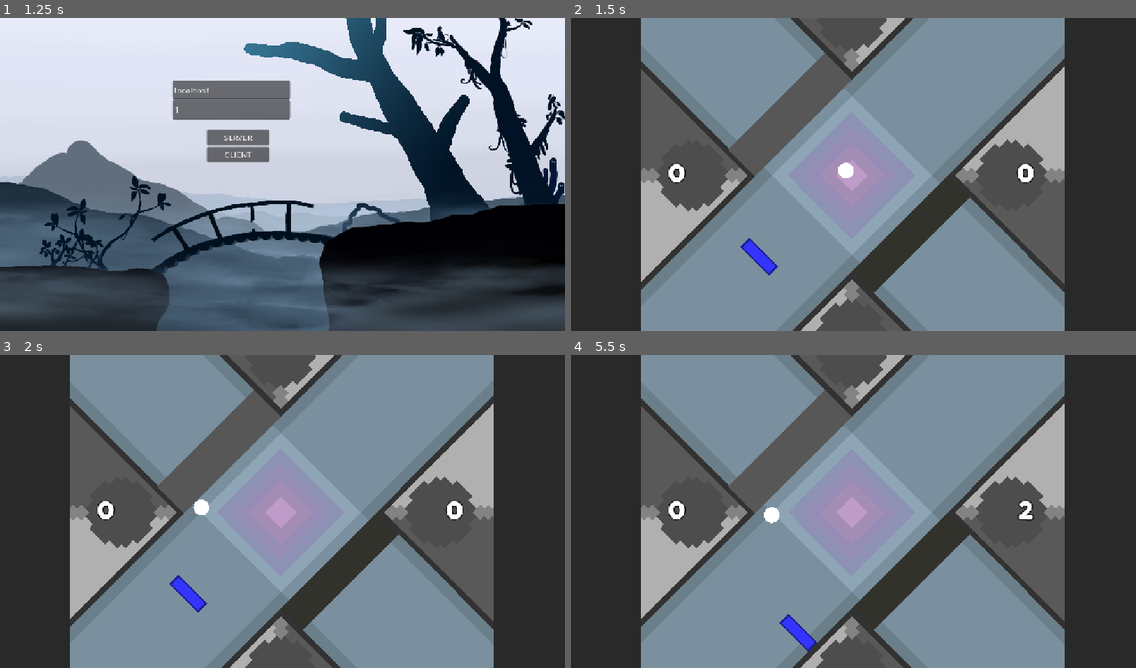
Above: before the commit, frames 1-4 (two rows, left to right).
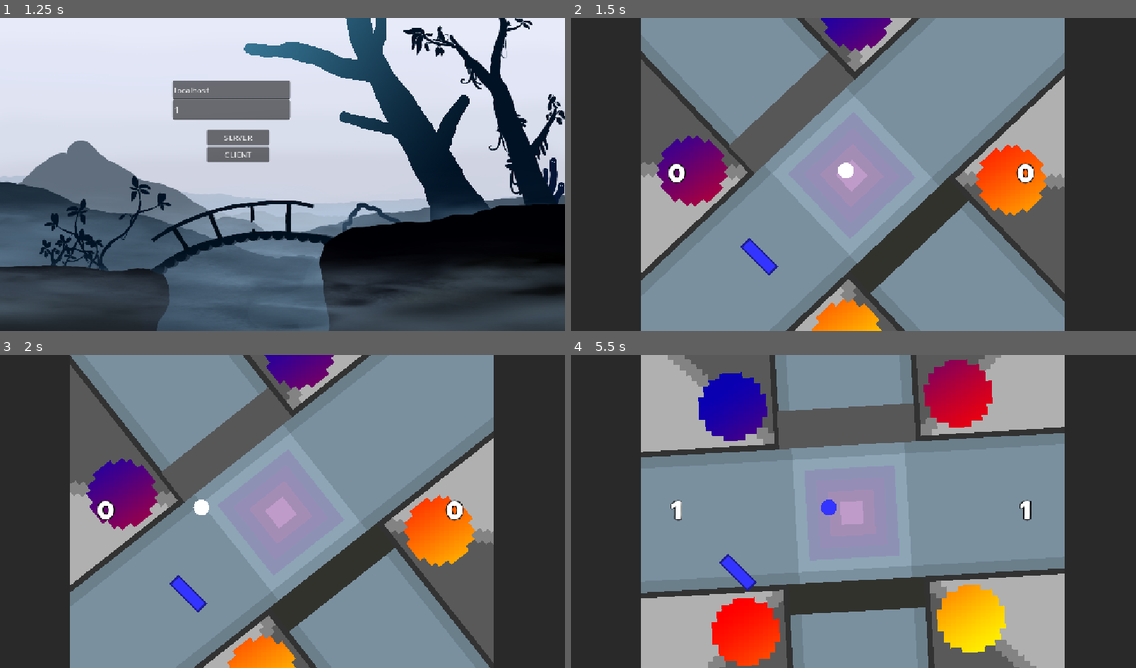
Above: after the commit, the same moments.

Repository: OskarSJ1337/GodotGame
Game: Godot game, scene res://scenes/menus/main_menu.tscn
The game is run twice, just before and just after one commit, with the same random seed, the same clock (stepped at 60 frames per second) and the same inputs.
Inputs (mouse positions are in pixels of both pictures, inside the frame that each line leads up to):
- Up to frame 1 (1.25 s): click "Start" at 0.5 s
- Up to frame 2 (1.5 s): click "CLIENT" at 1.25 s
- Up to frame 3 (2 s): no input
- Up to frame 4 (5.5 s): move the mouse to (977, 495) at 2.02 s; hold W (up) 2.03-2.78 s; move the mouse to (740, 527) at 2.77 s; hold S (down) 2.78-3.53 s; move the mouse to (910, 442) at 3.52 s; hold W (up) 3.53-5.03 s; move the mouse to (825, 574) at 4.27 s; move the mouse to (1023, 558) at 5.02 s; hold S (down) from 5.03 s (still down)

Frame 1 is identical in both runs. In frame 2, 11% of the frame differs, in the area x 12-88%, y 0-100%; in frame 3, 20%; in frame 4, 52%.

Commit message:
We spinning

Diff:
--- a/scenes/battle/ball.tscn
+++ b/scenes/battle/ball.tscn
@@ -23,3 +23,10 @@
 
 [node name="MultiplayerSynchronizer" type="MultiplayerSynchronizer" parent="." unique_id=92231342]
 replication_config = SubResource("SceneReplicationConfig_tdgwq")
+
+[node name="ColorRect" type="ColorRect" parent="." unique_id=67485177]
+visible = false
+offset_left = -16.0
+offset_top = -16.0
+offset_right = 24.0
+offset_bottom = 24.0
--- a/scenes/battle/game.tscn
+++ b/scenes/battle/game.tscn
@@ -4,163 +4,186 @@
 [ext_resource type="Texture2D" uid="uid://cmih6oe4f75wl" path="res://Assets/placeholders/Placeholderbackground.png" id="1_md7un"]
 [ext_resource type="Script" uid="uid://k0vfujcr23fl" path="res://scripts/components/main_game_script.gd" id="1_o32of"]
 [ext_resource type="PackedScene" uid="uid://ctrtle1hw0e24" path="res://scenes/battle/paddle.tscn" id="1_sm3ht"]
+[ext_resource type="Script" uid="uid://bxhlb4w070nve" path="res://scripts/components/rotating_borders.gd" id="2_31jh1"]
 [ext_resource type="Texture2D" uid="uid://j4xqonjhajqd" path="res://Assets/placeholders/TestStage.png" id="2_ig7ix"]
 [ext_resource type="Script" uid="uid://doqn5gm6b22rd" path="res://scripts/systems/high_level_multiplayer_spawner.gd" id="4_l63dy"]
 [ext_resource type="PackedScene" uid="uid://bjlmaor4ohqo8" path="res://scenes/battle/ball.tscn" id="5_l63dy"]
+[ext_resource type="Texture2D" uid="uid://b6cviafai2dtc" path="res://Assets/placeholders/TestBackground.png" id="6_gd1pj"]
 [ext_resource type="FontFile" uid="uid://dm0tf83ellxd4" path="res://Assets/fonts/Boring Time.otf" id="6_wg6ik"]
-
-[sub_resource type="RectangleShape2D" id="RectangleShape2D_ig7ix"]
-size = Vector2(303.74658, 304.40952)
-
-[sub_resource type="RectangleShape2D" id="RectangleShape2D_gd1pj"]
-size = Vector2(306.08887, 330.92603)
-
-[sub_resource type="RectangleShape2D" id="RectangleShape2D_ww4su"]
-size = Vector2(144, 640)
-
-[sub_resource type="RectangleShape2D" id="RectangleShape2D_0q8dx"]
-size = Vector2(144, 640)
-
-[sub_resource type="RectangleShape2D" id="RectangleShape2D_gcqi4"]
-size = Vector2(1155.75, 27.5)
-
-[sub_resource type="RectangleShape2D" id="RectangleShape2D_ykgmc"]
-size = Vector2(1155.75, 27.5)
-
-[sub_resource type="RectangleShape2D" id="RectangleShape2D_w0nou"]
-size = Vector2(215.23837, 200.51965)
-
-[sub_resource type="RectangleShape2D" id="RectangleShape2D_q4bih"]
-size = Vector2(190.76746, 179.71481)
-
-[sub_resource type="RectangleShape2D" id="RectangleShape2D_31jh1"]
-size = Vector2(61.497677, 277.18585)
-
-[sub_resource type="RectangleShape2D" id="RectangleShape2D_2a15g"]
-size = Vector2(63.687744, 277.1859)
 
 [sub_resource type="SegmentShape2D" id="SegmentShape2D_ig7ix"]
 a = Vector2(143.54266, -144.24979)
 b = Vector2(-135.0574, 9.899506)
 
+[sub_resource type="RectangleShape2D" id="RectangleShape2D_ig7ix"]
+size = Vector2(303.74658, 304.40952)
+
+[sub_resource type="RectangleShape2D" id="RectangleShape2D_gd1pj"]
+size = Vector2(306.08887, 330.92603)
+
+[sub_resource type="RectangleShape2D" id="RectangleShape2D_ww4su"]
+size = Vector2(144, 640)
+
+[sub_resource type="RectangleShape2D" id="RectangleShape2D_0q8dx"]
+size = Vector2(144, 640)
+
+[sub_resource type="RectangleShape2D" id="RectangleShape2D_gcqi4"]
+size = Vector2(1155.75, 27.5)
+
+[sub_resource type="RectangleShape2D" id="RectangleShape2D_ykgmc"]
+size = Vector2(1155.75, 27.5)
+
+[sub_resource type="RectangleShape2D" id="RectangleShape2D_w0nou"]
+size = Vector2(215.23837, 200.51965)
+
+[sub_resource type="RectangleShape2D" id="RectangleShape2D_q4bih"]
+size = Vector2(190.76746, 179.71481)
+
+[sub_resource type="RectangleShape2D" id="RectangleShape2D_31jh1"]
+size = Vector2(61.497677, 277.18585)
+
+[sub_resource type="RectangleShape2D" id="RectangleShape2D_2a15g"]
+size = Vector2(63.687744, 277.1859)
+
 [sub_resource type="RectangleShape2D" id="RectangleShape2D_o32of"]
 size = Vector2(361.3316, 66.46806)
 
 [node name="Game" type="Sprite2D" unique_id=1872106350]
 script = ExtResource("1_o32of")
 
-[node name="Borders" type="StaticBody2D" parent="." unique_id=150828939]
+[node name="GameBackground3" type="ColorRect" parent="." unique_id=900994674]
+offset_left = 1008.0
+offset_right = 1152.0
+offset_bottom = 640.0
+color = Color(0.16206557, 0.1620656, 0.16206557, 1)
+
+[node name="GameBackground2" type="ColorRect" parent="." unique_id=382282754]
+offset_right = 144.0
+offset_bottom = 640.0
+color = Color(0.16206557, 0.1620656, 0.16206557, 1)
+
+[node name="RotatingBorders" type="Node2D" parent="." unique_id=550694534]
+position = Vector2(572, 323)
+script = ExtResource("2_31jh1")
+
+[node name="Borders" type="StaticBody2D" parent="RotatingBorders" unique_id=150828939]
+position = Vector2(-572, -323)
 collision_layer = 2
 
-[node name="BorderBackground" type="ColorRect" parent="Borders" unique_id=827136393]
+[node name="ScoreLeft" type="Area2D" parent="RotatingBorders/Borders" unique_id=2034770371]
+
+[node name="CollisionShape2D" type="CollisionShape2D" parent="RotatingBorders/Borders/ScoreLeft" unique_id=122082683]
+position = Vector2(248.5, 641.5)
+rotation = 0.7853982
+scale = Vector2(0.9999999, 0.9999999)
+shape = SubResource("SegmentShape2D_ig7ix")
+
+[node name="BorderBackground" type="ColorRect" parent="RotatingBorders/Borders" unique_id=827136393]
 visible = false
 offset_right = 1152.0
 offset_bottom = 640.0
 color = Color(0, 0, 0, 1)
 
-[node name="GameBackground" type="ColorRect" parent="Borders" unique_id=856382347]
+[node name="GameBackground" type="ColorRect" parent="RotatingBorders/Borders" unique_id=856382347]
 visible = false
 offset_left = 256.0
 offset_right = 896.0
 offset_bottom = 640.0
 color = Color(0.16206557, 0.1620656, 0.16206557, 1)
 
-[node name="GameBackground2" type="ColorRect" parent="Borders" unique_id=382282754]
-offset_right = 144.0
-offset_bottom = 640.0
-color = Color(0.16206557, 0.1620656, 0.16206557, 1)
-
-[node name="GameBackground3" type="ColorRect" parent="Borders" unique_id=900994674]
-offset_left = 1008.0
-offset_right = 1152.0
-offset_bottom = 640.0
-color = Color(0.16206557, 0.1620656, 0.16206557, 1)
-
-[node name="TestStage" type="Sprite2D" parent="Borders" unique_id=1972230397]
+[node name="TestStage" type="Sprite2D" parent="RotatingBorders/Borders" unique_id=1972230397]
 z_index = -1
 position = Vector2(573, 322.00003)
 rotation = 0.7853982
 scale = Vector2(11.517166, 11.517166)
 texture = ExtResource("2_ig7ix")
 
-[node name="Placeholderbackground" type="Sprite2D" parent="Borders" unique_id=1092658260]
+[node name="Placeholderbackground" type="Sprite2D" parent="RotatingBorders/Borders" unique_id=1092658260]
 visible = false
 position = Vector2(576.4574, 319.75003)
 scale = Vector2(1.2107751, 1.2107751)
 texture = ExtResource("1_md7un")
 
-[node name="Placeholder" type="Sprite2D" parent="Borders" unique_id=57530635]
+[node name="Placeholder" type="Sprite2D" parent="RotatingBorders/Borders" unique_id=57530635]
 visible = false
 position = Vector2(576.25555, 321.75003)
 scale = Vector2(2.8806305, 2.8806305)
 texture = ExtResource("1_0tvmx")
 
-[node name="CollisionShape2D2" type="CollisionShape2D" parent="Borders" unique_id=1145547225]
+[node name="CollisionShape2D2" type="CollisionShape2D" parent="RotatingBorders/Borders" unique_id=1145547225]
 position = Vector2(984.0156, 321.76563)
 rotation = 0.7853982
 scale = Vector2(0.9999998, 0.9999998)
 shape = SubResource("RectangleShape2D_ig7ix")
 
-[node name="CollisionShape2D" type="CollisionShape2D" parent="Borders" unique_id=1644520822]
+[node name="CollisionShape2D" type="CollisionShape2D" parent="RotatingBorders/Borders" unique_id=1644520822]
 position = Vector2(151.78125, 330.78125)
 rotation = 0.7853982
 scale = Vector2(0.9999999, 0.9999999)
 shape = SubResource("RectangleShape2D_gd1pj")
 
-[node name="CollisionShape2D7" type="CollisionShape2D" parent="Borders" unique_id=1590974658]
+[node name="CollisionShape2D7" type="CollisionShape2D" parent="RotatingBorders/Borders" unique_id=1590974658]
 position = Vector2(72, 320)
 shape = SubResource("RectangleShape2D_ww4su")
 
-[node name="CollisionShape2D8" type="CollisionShape2D" parent="Borders" unique_id=701930312]
+[node name="CollisionShape2D8" type="CollisionShape2D" parent="RotatingBorders/Borders" unique_id=701930312]
 position = Vector2(1080, 320)
 shape = SubResource("RectangleShape2D_0q8dx")
 
-[node name="CollisionShape2D9" type="CollisionShape2D" parent="Borders" unique_id=1214566713]
+[node name="CollisionShape2D9" type="CollisionShape2D" parent="RotatingBorders/Borders" unique_id=1214566713]
 position = Vector2(574.125, -13.75)
 shape = SubResource("RectangleShape2D_gcqi4")
 
-[node name="CollisionShape2D10" type="CollisionShape2D" parent="Borders" unique_id=365411639]
+[node name="CollisionShape2D10" type="CollisionShape2D" parent="RotatingBorders/Borders" unique_id=365411639]
 position = Vector2(574.75, 654.5)
 shape = SubResource("RectangleShape2D_ykgmc")
 
-[node name="CollisionShape2D3" type="CollisionShape2D" parent="Borders" unique_id=1491030753]
+[node name="CollisionShape2D3" type="CollisionShape2D" parent="RotatingBorders/Borders" unique_id=1491030753]
 position = Vector2(567.79614, -20.99263)
 rotation = 0.7853982
 scale = Vector2(0.9999999, 0.9999999)
 shape = SubResource("RectangleShape2D_w0nou")
 
-[node name="CollisionShape2D4" type="CollisionShape2D" parent="Borders" unique_id=1404850814]
+[node name="CollisionShape2D4" type="CollisionShape2D" parent="RotatingBorders/Borders" unique_id=1404850814]
 position = Vector2(576.9077, 648.9853)
 rotation = 0.7853982
 scale = Vector2(0.9999998, 0.9999998)
 shape = SubResource("RectangleShape2D_q4bih")
 
-[node name="2p border1" type="CollisionShape2D" parent="Borders" unique_id=585145531]
+[node name="2p border1" type="CollisionShape2D" parent="RotatingBorders/Borders" unique_id=585145531]
 position = Vector2(453.25726, 202.25728)
 rotation = 0.7853982
 scale = Vector2(0.9999999, 0.9999999)
 shape = SubResource("RectangleShape2D_31jh1")
 
-[node name="ColorRect" type="ColorRect" parent="Borders/2p border1" unique_id=823789947]
+[node name="ColorRect" type="ColorRect" parent="RotatingBorders/Borders/2p border1" unique_id=823789947]
 offset_left = -46.589367
 offset_top = -138.69617
 offset_right = 31.184864
 offset_bottom = 141.34683
 color = Color(0.3403394, 0.3403393, 0.34033924, 1)
 
-[node name="2p border2" type="CollisionShape2D" parent="Borders" unique_id=1161708751]
+[node name="2p border2" type="CollisionShape2D" parent="RotatingBorders/Borders" unique_id=1161708751]
 position = Vector2(693.517, 442.51703)
 rotation = 0.7853982
 scale = Vector2(0.9999999, 0.9999999)
 shape = SubResource("RectangleShape2D_2a15g")
 
-[node name="ColorRect" type="ColorRect" parent="Borders/2p border2" unique_id=1156363844]
+[node name="ColorRect" type="ColorRect" parent="RotatingBorders/Borders/2p border2" unique_id=1156363844]
 offset_left = -31.55376
 offset_top = -138.80185
 offset_right = 31.34425
 offset_bottom = 138.48016
 color = Color(0.1945776, 0.19686645, 0.17499545, 1)
 
+[node name="ScoreRight" type="Area2D" parent="RotatingBorders/Borders" unique_id=1535569275]
+
+[node name="CollisionShape2D" type="CollisionShape2D" parent="RotatingBorders/Borders/ScoreRight" unique_id=541661301]
+position = Vector2(824.00006, 72)
+rotation = 0.7853982
+scale = Vector2(0.9999999, 0.9999999)
+shape = SubResource("RectangleShape2D_o32of")
+
 [node name="MultiplayerSpawner" type="MultiplayerSpawner" parent="." unique_id=1435765049]
 _spawnable_scenes = PackedStringArray("uid://ctrtle1hw0e24")
 spawn_path = NodePath("..")
@@ -170,22 +193,6 @@
 [node name="Ball" parent="." unique_id=1524054120 instance=ExtResource("5_l63dy")]
 position = Vector2(576, 312)
 collision_mask = 3
-
-[node name="ScoreLeft" type="Area2D" parent="." unique_id=2034770371]
-
-[node name="CollisionShape2D" type="CollisionShape2D" parent="ScoreLeft" unique_id=122082683]
-position = Vector2(248.5, 641.5)
-rotation = 0.7853982
-scale = Vector2(0.9999999, 0.9999999)
-shape = SubResource("SegmentShape2D_ig7ix")
-
-[node name="ScoreRight" type="Area2D" parent="." unique_id=1535569275]
-
-[node name="CollisionShape2D" type="CollisionShape2D" parent="ScoreRight" unique_id=541661301]
-position = Vector2(824.00006, 72)
-rotation = 0.7853982
-scale = Vector2(0.9999999, 0.9999999)
-shape = SubResource("RectangleShape2D_o32of")
 
 [node name="Hud" type="CanvasLayer" parent="." unique_id=183458004]
 
@@ -221,6 +228,12 @@
 one_shot = true
 autostart = true
 
-[connection signal="body_entered" from="ScoreLeft" to="." method="_on_score_left_body_entered"]
-[connection signal="body_entered" from="ScoreRight" to="." method="_on_score_right_body_entered"]
+[node name="TestBackground" type="Sprite2D" parent="." unique_id=147787455]
+z_index = -2
+position = Vector2(544, 324.00003)
+scale = Vector2(10.08, 6.8)
+texture = ExtResource("6_gd1pj")
+
+[connection signal="body_entered" from="RotatingBorders/Borders/ScoreLeft" to="." method="_on_score_left_body_entered"]
+[connection signal="body_entered" from="RotatingBorders/Borders/ScoreRight" to="." method="_on_score_right_body_entered"]
 [connection signal="timeout" from="BallTimer" to="." method="_on_ball_timer_timeout"]
--- /dev/null
+++ b/scripts/components/rotating_borders.gd
@@ -0,0 +1,13 @@
+extends Node2D
+
+
+@export var rotation_speed: float = 10.0
+
+# Called when the node enters the scene tree for the first time.
+func _ready():
+	pass # Replace with function body.
+
+
+# Called every frame. 'delta' is the elapsed time since the previous frame.
+func _process(delta):
+	rotation += deg_to_rad(rotation_speed) * delta
Not shown, added: scripts/components/rotating_borders.gd.uid
